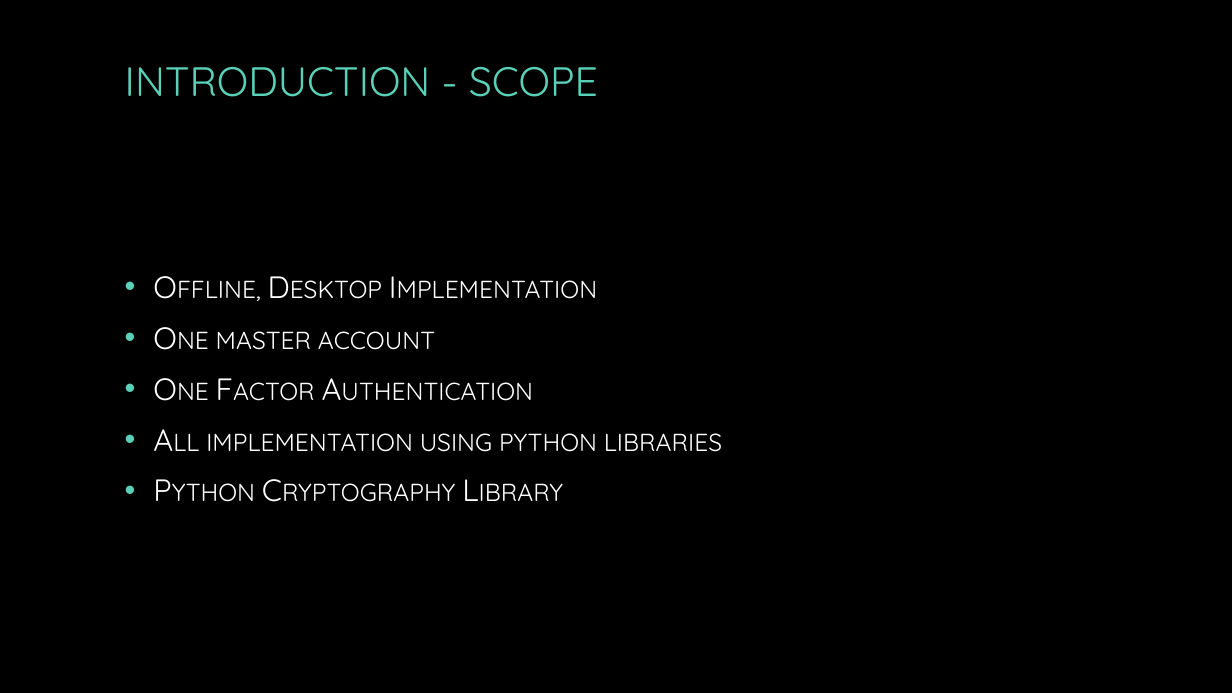
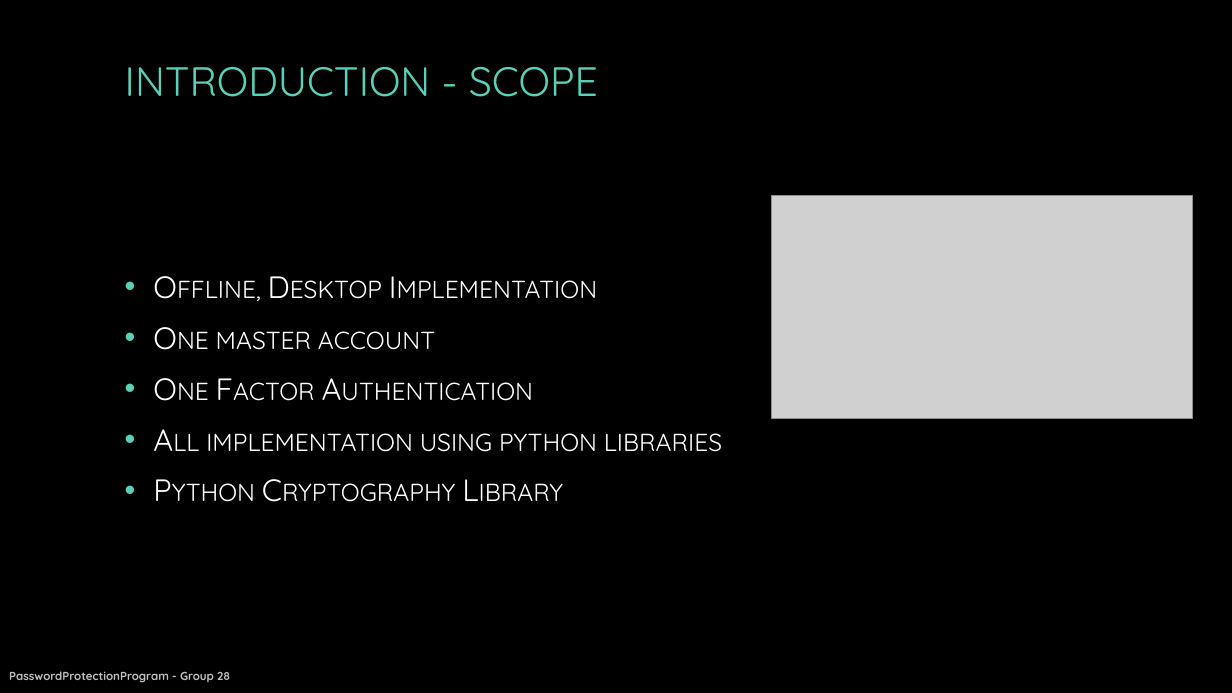
Before and after one commit to Nayrgton/PasswordProtectionProgram, a slide deck: slide 3 of Doc/FinalPresentation/PasswordProtectionProgram.pptx. Drawn at 1232x693 pixels with LibreOffice and Linux fonts; fonts in the diff are those of the drawing; grey boxes stand for pictures; background and template pictures are left out. Boxes give left, top, right and bottom in pixels: in the first picture for what was removed or moved away, otherwise in the second. Text is boxed around its words. In the diff, an @@ line names an element or a change of style, - is before the commit and + after.

```diff
--- a/Doc/FinalPresentation/PasswordProtectionProgram.pptx
+++ b/Doc/FinalPresentation/PasswordProtectionProgram.pptx
@@ picture added at bbox=[772, 196, 1192, 420] @@
@@ text added at bbox=[9, 671, 230, 683], 9 pt, text #BFBFBF, bold @@
+PasswordProtectionProgram - Group 28
```
Also in this commit, not shown: 7 other slides changed, 2 slides added, 1 slide removed.
